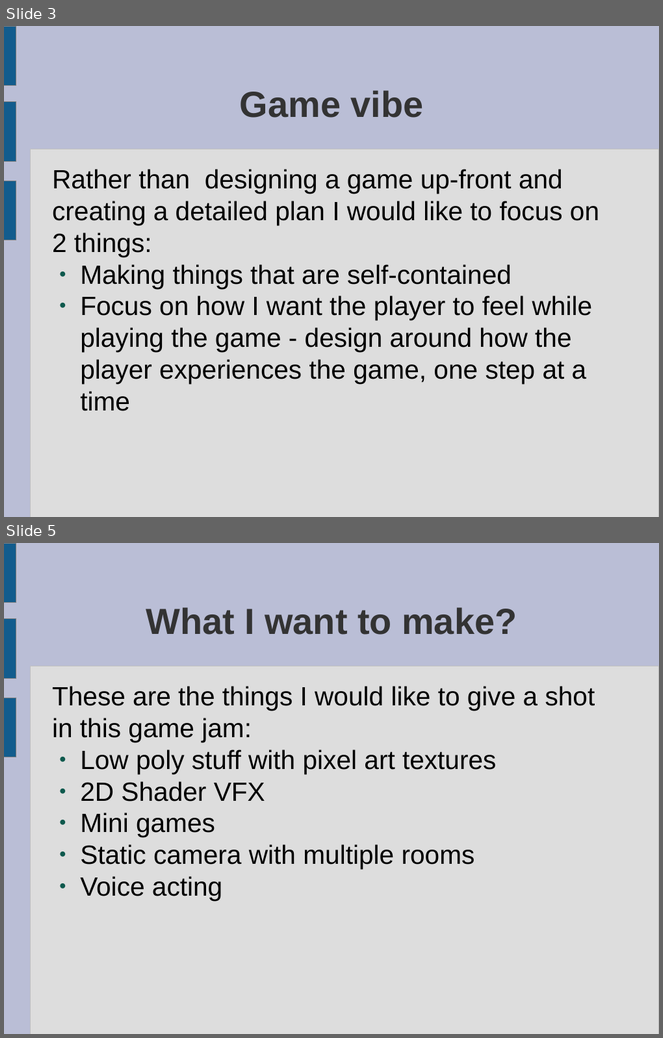
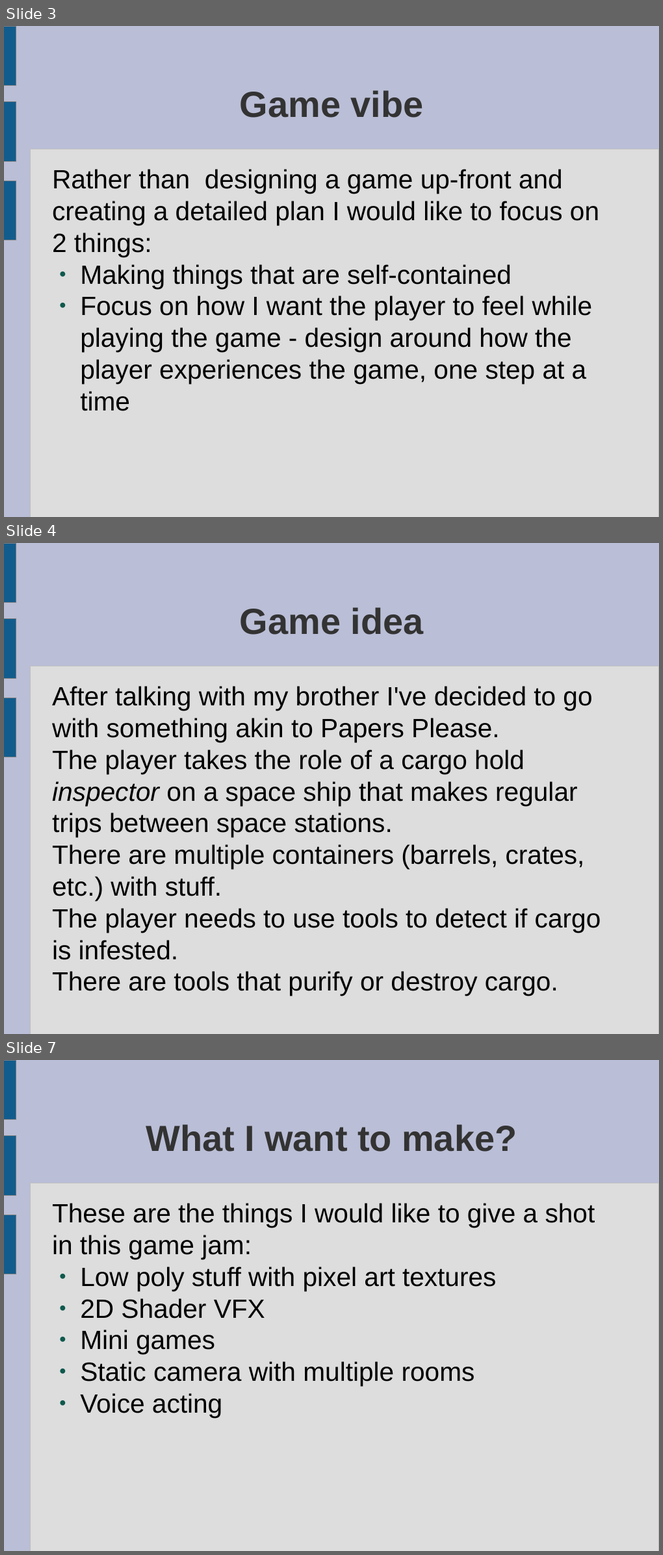
Before and after one commit to ktosox/GWJ67, a slide deck: da_plan.odp. Shown one above the other, each under a label of ours: slides 3 and 5 before the commit, slides 3, 4 and 7 after it; the slides between them are not shown. The pictures are 663x1038 and 663x1555 pixels, drawn with LibreOffice and Linux fonts; fonts in the diff are those of the drawing. Boxes give left, top, right and bottom in pixels: in the first picture for what was removed or moved away, otherwise in the second. Text is boxed around its words. In the diff, an @@ line names an element or a change of style, - is before the commit and + after.

```diff
--- a/da_plan.odp
+++ b/da_plan.odp
@@ slide 4 added at (4,543,659,1034), background #BABED6; not listed: 4 template elements that a slide beside it also shows @@
@@ title added at (240,607,424,635), 44 pt, text #333333, bold @@
+Game idea
@@ text added at (52,686,601,996), 32 pt, text #000000 @@
+After talking with my brother I've decided to go with something akin to Papers Please.
+The player takes the role of a cargo hold inspector on a space ship that makes regular trips between space stations.
+There are multiple containers (barrels, crates, etc.) with stuff.
+The player needs to use tools to detect if cargo is infested.
+There are tools that purify or destroy cargo.
@@ what was slide 5 is now slide 7 @@
```
Also in this commit, not shown: 3 slides changed, 2 other slides added.
